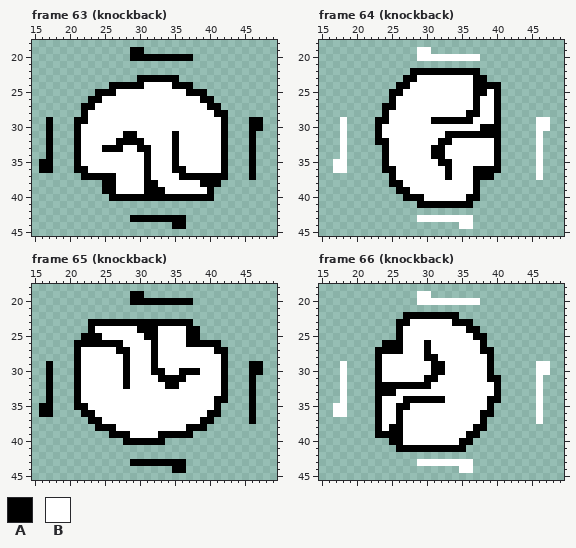
Two states of a pixel-art file, shoot/Sprites/Wrestler/Wrestler.aseprite. That is the earlier state.
64x64 pixels, 66 frames. Shown: frame 63 (knockback): x 15..49, y 18..45; frame 64 (knockback): x 15..49, y 18..45; frame 65 (knockback): x 15..49, y 18..45; frame 66 (knockback): x 15..49, y 18..45.
Palette (. is transparent): A #000000  B #ffffff
Pixels before, frame 63 (knockback), first column x 16:
19 .............AA.................
20 .............AAAAAAAAA..........
21 ................................
22 ................................
23 ..............AAAAAA............
24 ..........AAAAABBBBAAA..........
25 ........AAABBBBBBBBBBAAA........
26 .......AABBBBBBBBBBBBBBAA.......
27 ......AABBBBBBBBBBBBBBBBAA......
28 ......ABBBBBBBBBBBBBBBBBBAA.....
29 .A...AABBBBBBBBBBBBBBBBBBBA...AA
30 .A...ABBBBBBBBBBBBBBBBBBBBA...AA
31 .A...ABBBBBBAABBBBBABBBBBBA...A.
32 .A...ABBBBBAAAABBBBABBBBBBA...A.
33 .A...ABBBAAABBAABBBABBBBBBA...A.
34 .A...ABBBBBBBBBABBBABBBBBBA...A.
35 AA...ABBBBBBBBBABBBABBBBBBA...A.
36 AA...AABBBBBBBBABBBAABBBBBA...A.
37 ......AAAAABBBBABBBBAAAAAAA...A.
38 .........AABBBBAABBBBBBAAA......
39 .........AABBBBAAABBBBBBA.......
40 ..........AAAAAAAAAAAAAAA.......
41 ................................
42 ................................
43 .............AAAAAAAA...........
44 ...................AA...........
Pixels before, frame 64 (knockback), first column x 17:
19 ............BB.................
20 ............BBBBBBBBB..........
21 ...............................
22 ...........AAAAAAAAAA..........
23 ..........AABBBBBBBBAA.........
24 .........AABBBBBBBBBAAAA.......
25 ........AABBBBBBBBBBAABA.......
26 ........ABBBBBBBBBBBABBA.......
27 .......AABBBBBBBBBBBABBA.......
28 .......ABBBBBBBBBBBAABBA.......
29 .B....AABBBBBBAAAAAABBBA.....BB
30 .B....ABBBBBBBBBBBBBBAAA.....BB
31 .B....ABBBBBBBBBAAAAAAAA.....B.
32 .B....AABBBBBBBAABBBBBBA.....B.
33 .B.....ABBBBBBAABBBBBBBA.....B.
34 .B.....ABBBBBBAABBBBBBBA.....B.
35 BB.....ABBBBBBBAABBBBBBA.....B.
36 BB.....AABBBBBBBABBBAAAA.....B.
37 ........ABBBBBBBABBBAAA......B.
38 ........AABBBBBBBBBBA..........
39 .........AABBBBBBBBBA..........
40 ..........AAABBBBBBAA..........
41 ............AAAAAAAA...........
42 ...............................
43 ............BBBBBBBB...........
44 ..................BB...........
Pixels before, frame 65 (knockback), first column x 16:
19 .............AA.................
20 .............AAAAAAAAA..........
21 ................................
22 ................................
23 .......AAAAAAAAAAAAAAA..........
24 .......ABBBBBBAAABBBBAA.........
25 ......AAABBBBBBAABBBBAA.........
26 .....AAAAAAABBBBABBBBAAAAA......
27 .....ABBBBBAABBBABBBBBBBBAA.....
28 .....ABBBBBBABBBABBBBBBBBBA.....
29 .A...ABBBBBBABBBABBBBBBBBBA...AA
30 .A...ABBBBBBABBBAABBAAABBBA...AA
31 .A...ABBBBBBABBBBAAAABBBBBA...A.
32 .A...ABBBBBBABBBBBAABBBBBBA...A.
33 .A...ABBBBBBBBBBBBBBBBBBBBA...A.
34 .A...ABBBBBBBBBBBBBBBBBBBAA...A.
35 AA...AABBBBBBBBBBBBBBBBBBA....A.
36 AA....AABBBBBBBBBBBBBBBBAA....A.
37 .......AABBBBBBBBBBBBBBAA.....A.
38 ........AAABBBBBBBBBBAAA........
39 ..........AAABBBBAAAAA..........
40 ............AAAAAA..............
41 ................................
42 ................................
43 .............AAAAAAAA...........
44 ...................AA...........
Pixels before, frame 66 (knockback), first column x 17:
19 ............BB.................
20 ............BBBBBBBBB..........
21 ...............................
22 ..........AAAAAAAA.............
23 .........AABBBBBBAAA...........
24 .........ABBBBBBBBBAA..........
25 .........ABBBBBBBBBBAA.........
26 .......AAABBBABBBBBBBA.........
27 ......AAAABBBABBBBBBBAA........
28 ......ABBBBBBAABBBBBBBA........
29 .B....ABBBBBBBAABBBBBBA......BB
30 .B....ABBBBBBBAABBBBBBA......BB
31 .B....ABBBBBBAABBBBBBBAA.....B.
32 .B....AAAAAAAABBBBBBBBBA.....B.
33 .B....AAABBBBBBBBBBBBBBA.....B.
34 .B....ABBBAAAAAABBBBBBAA.....B.
35 BB....ABBAABBBBBBBBBBBA......B.
36 BB....ABBABBBBBBBBBBBAA......B.
37 ......ABBABBBBBBBBBBBA.......B.
38 ......ABAABBBBBBBBBBAA.........
39 ......AAAABBBBBBBBBAA..........
40 ........AABBBBBBBBAA...........
41 .........AAAAAAAAAA............
42 ...............................
43 ............BBBBBBBB...........
44 ..................BB...........
New version:
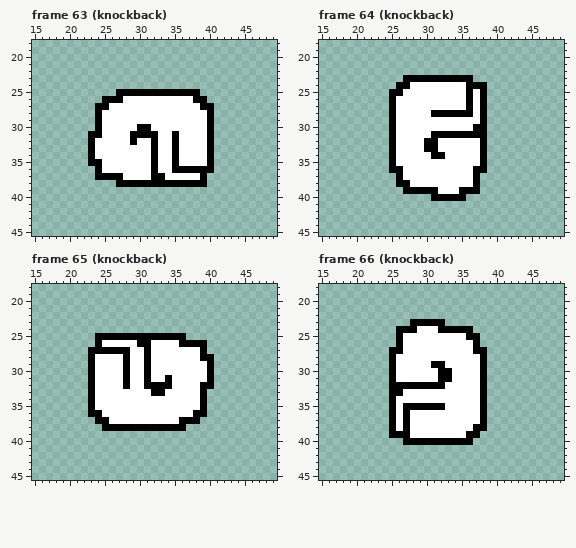
The commit says: bug fix: shoot collision and knockback sprite change
The exact change:
Changed rows in their new state; - is an unchanged pixel.
Frame 63 (knockback), layer "Layer":
first column x 16:
19 -------------..-----------------
20 -------------.........----------
23 --------------......------------
24 ----------............----------
25 --------...AAAAAAAAAA--.--------
26 -------..AAA----------A-.-------
27 ------..AA-------------A-.------
28 ------..A---------------A..-----
29 -.---...A---------------A..---..
30 -.---...A-----AA--------A..---..
31 -.---..AA---B-AAA-------A..---.-
32 -.---..A---BB-B-A-------A..---.-
33 -.---..A-BBB--BBA-------A..---.-
34 -.---..A-------BA-------A..---.-
35 ..---..AA------BA-------A..---.-
36 ..---...A------BA----AAAA..---.-
37 ------..---A---BAA--BBB-...---.-
38 ---------..AAAA--AAAAAA-..------
39 ---------................-------
40 ----------...............-------
43 -------------........-----------
44 -------------------..-----------
Frame 64 (knockback), layer "Layer":
first column x 17:
19 ------------..-----------------
20 ------------.........----------
22 -----------..........----------
23 ------------AAAAAAAA..---------
24 -------------------A--..-------
25 -------------------AB-..-------
26 -------------------ABA..-------
27 -------.-----------ABA..-------
28 -------.A-----AAAAA-BA..-------
29 -.----..A-----BBBBBB-A..-----..
30 -.----..A-----------A-..-----..
31 -.----..A-----AA------..-----.-
32 -.----..A----AABB----A..-----.-
33 -.-----.A----A-B-----A..-----.-
34 -.-----.A------------A..-----.-
35 ..-----.A------BB----A..-----.-
36 ..-----.-A------B-----..-----.-
37 --------.A------B----..------.-
38 --------.-A--------------------
39 ---------.-AAAA---AA-----------
40 ----------....AAAAA..----------
41 ------------........-----------
43 ------------........-----------
44 ------------------..-----------
Frame 65 (knockback), layer "Layer":
first column x 16:
19 -------------..-----------------
20 -------------.........----------
23 -------...............----------
24 -------................---------
25 ------..-AAAAAA--AAAA..---------
26 -----...-BBB--AAB---A---..------
27 -----..AAAA----AB------A...-----
28 -----..A-------AB------AA..-----
29 -.---..A-------AB-------A..---..
30 -.---..A-------ABB--BBB-A..---..
31 -.---..A-------A-B-BB---A..---.-
32 -.---..A-------AAA-B---AA..---.-
33 -.---..A--------AA-----A...---.-
34 -.---..A---------------A...---.-
35 ..---..A---------------A..----.-
36 ..----.-A-------------AA..----.-
37 -------.-A----------AAA..-----.-
38 --------.--AAAAAAAAAA...--------
39 ----------............----------
40 ------------......--------------
43 -------------........-----------
44 -------------------..-----------
Frame 66 (knockback), layer "Layer":
first column x 17:
19 ------------..-----------------
20 ------------.........----------
22 ----------........-------------
23 ---------..AAAAA....-----------
24 ----------AA---AAAA-.----------
25 -------------------A-.---------
26 -------..----B------A.---------
27 ------..-----B------A-.--------
28 ------..A----BB------A.--------
29 -.----..A------------A.------..
30 -.----..A-----B-A----A.------..
31 -.----..A----BBAA----A..-----.-
32 -.----..------AA-----A..-----.-
33 -.----..-A-----------A..-----.-
34 -.----..A-BBBBBB-----A..-----.-
35 ..----..AB-AAAAA-----A.------.-
36 ..----..ABA-----------.------.-
37 ------..ABA------------------.-
38 ------..-BA--------------------
39 ------..--A--------------------
40 --------..AAAAAAAA-------------
41 ---------..........------------
43 ------------........-----------
44 ------------------..-----------
Pixel boxes of the changes (left, top, right, bottom) in both pictures:
changed: (74, 47, 263, 229)
erased: (39, 117, 53, 173)
changed: (333, 47, 501, 229)
erased: (536, 117, 550, 180)
changed: (74, 291, 263, 473)
erased: (39, 361, 53, 417)
changed: (333, 291, 501, 473)
erased: (536, 361, 550, 424)
